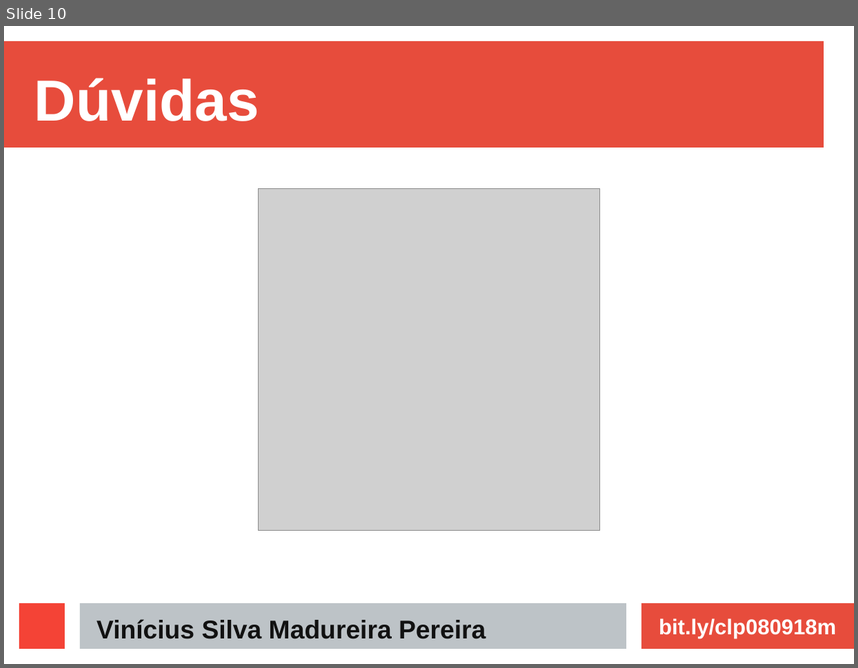
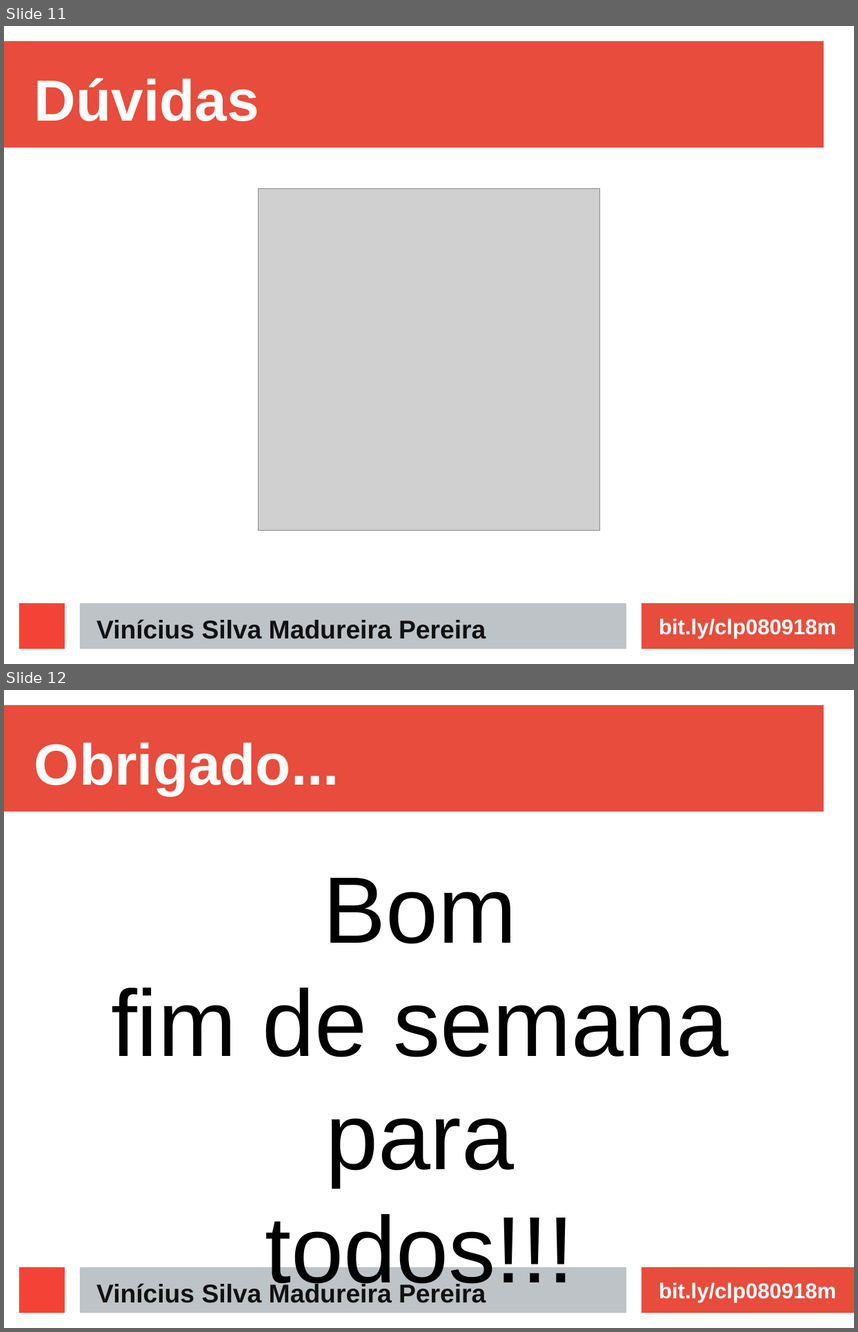
Before and after one commit to ViniciusMadureira/etec, a slide deck: plcs/080918/apresentacao_001.odp. Shown one above the other, each under a label of ours: slide 10 before the commit, slides 11 and 12 after it. The pictures are 858x668 and 858x1332 pixels, drawn with LibreOffice and Linux fonts; fonts in the diff are those of the drawing; grey boxes stand for pictures. Boxes give left, top, right and bottom in pixels: in the first picture for what was removed or moved away, otherwise in the second. Text is boxed around its words. In the diff, an @@ line names an element or a change of style, - is before the commit and + after.

```diff
--- a/plcs/080918/apresentacao_001.odp
+++ b/plcs/080918/apresentacao_001.odp
@@ slide 12 added at (x1=4, y1=690, x2=854, y2=1328), background #FFFFFF; not listed: 4 template elements that a slide beside it also shows @@
@@ title added at (x1=34, y1=742, x2=339, y2=795), 54 pt, text #FFFFFF, bold @@
+Obrigado...
@@ text added at (x1=111, y1=878, x2=728, y2=1299), 88 pt, text #000000 @@
+Bom
+fim de semana
+para
+todos!!!
@@ text added at (x1=96, y1=1282, x2=486, y2=1303), 24 pt, text #111111, bold @@
+Vinícius Silva Madureira Pereira
@@ text added at (x1=659, y1=1282, x2=836, y2=1302), 20 pt, text #FFFFFF, bold @@
+bit.ly/clp080918m
@@ what was slide 10 is now slide 11 @@
```
Also in this commit, not shown: 1 slide changed, 3 other files.
